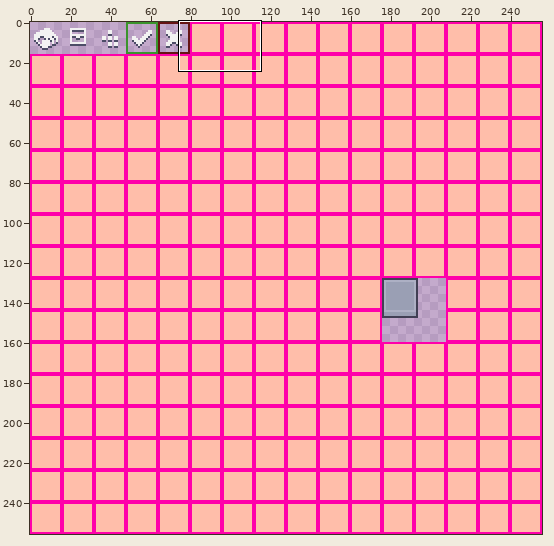
Two versions of one sprite sheet, src/main/resources/assets/advanced_ae/textures/guis/states.png. The picture above shows the old version from afar; the outline marks the close-up.
Close-up. Old version:
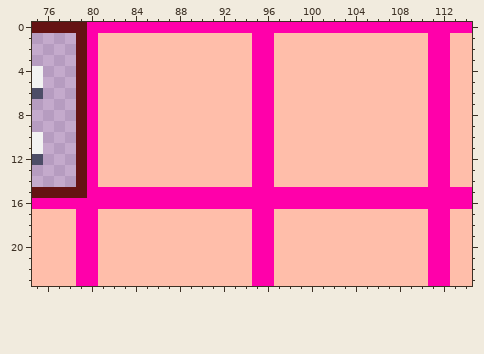
The file is 256x256 pixels. Shown: x 75..114, y 0..23.
Once edited:
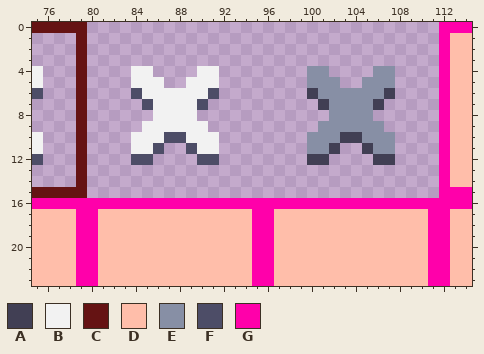
Palette (. is transparent): A #413f54  B #f2f2f2  C #651313  D #ffbeaa  E #878fa5  F #4d4d67  G #ff00aa
From old to new:
The edit turns colour D into colour A in row 6 at x 100 and 107; in row 7 at x 101 and 106; in row 10 at x 103 to 104; in row 11 at x 102 and 105; in row 12 at x 100 to 101 and 106 to 107.
The edit turns colour D into colour B in row 4 at x 84 to 85 and 90 to 91; in row 5 at x 84 to 86 and 89 to 91; in row 6 at x 85 to 90; in rows 7 to 8 at x 86 to 89; in row 9 at x 85 to 90; in row 10 at x 84 to 86 and 89 to 91.
The edit turns colour D into colour B in row 11 at x 84 to 85 and 90 to 91.
The edit turns colour D into colour E in row 4 at x 100 to 101 and 106 to 107; in row 5 at x 100 to 102 and 105 to 107; in row 6 at x 101 to 106; in rows 7 to 8 at x 102 to 105; in row 9 at x 101 to 106; in row 10 at x 100 to 102 and 105 to 107.
The edit turns colour D into colour E in row 11 at x 100 to 101 and 106 to 107.
The edit turns colour D into colour F in row 6 at x 84 and 91; in row 7 at x 85 and 90; in row 10 at x 87 to 88; in row 11 at x 86 and 89; in row 12 at x 84 to 85 and 90 to 91.
The author cleared colour D in rows 1 to 3 at x 81 to 94 and 97 to 110; in row 4 at x 81 to 83, 86 to 89, 92 to 94, 97 to 99, 102 to 105 and 108 to 110; in row 5 at x 81 to 83, 87 to 88, 92 to 94, 97 to 99, 103 to 104 and 108 to 110; in row 6 at x 81 to 83, 92 to 94, 97 to 99 and 108 to 110; in row 7 at x 81 to 84, 91 to 94, 97 to 100 and 107 to 110; in row 8 at x 81 to 85, 90 to 94, 97 to 101 and 106 to 110.
The author cleared colour D in row 9 at x 81 to 84, 91 to 94, 97 to 100 and 107 to 110; in row 10 at x 81 to 83, 92 to 94, 97 to 99 and 108 to 110; in row 11 at x 81 to 83, 87 to 88, 92 to 94, 97 to 99, 103 to 104 and 108 to 110; in row 12 at x 81 to 83, 86 to 89, 92 to 94, 97 to 99, 102 to 105 and 108 to 110; in rows 13 to 14 at x 81 to 94 and 97 to 110.
The author cleared colour G in row 0 at x 80 to 111; in rows 1 to 14 at x 80, 95 to 96 and 111; in row 15 at x 80 to 111.
